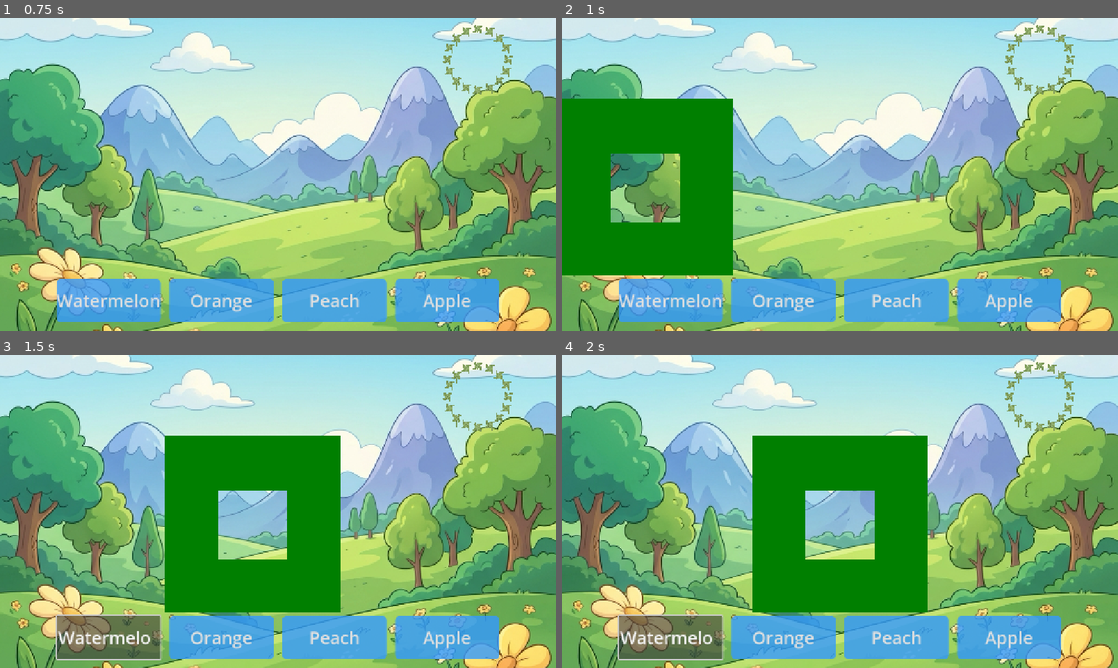
Above: before the commit, frames 1-4 (two rows, left to right).
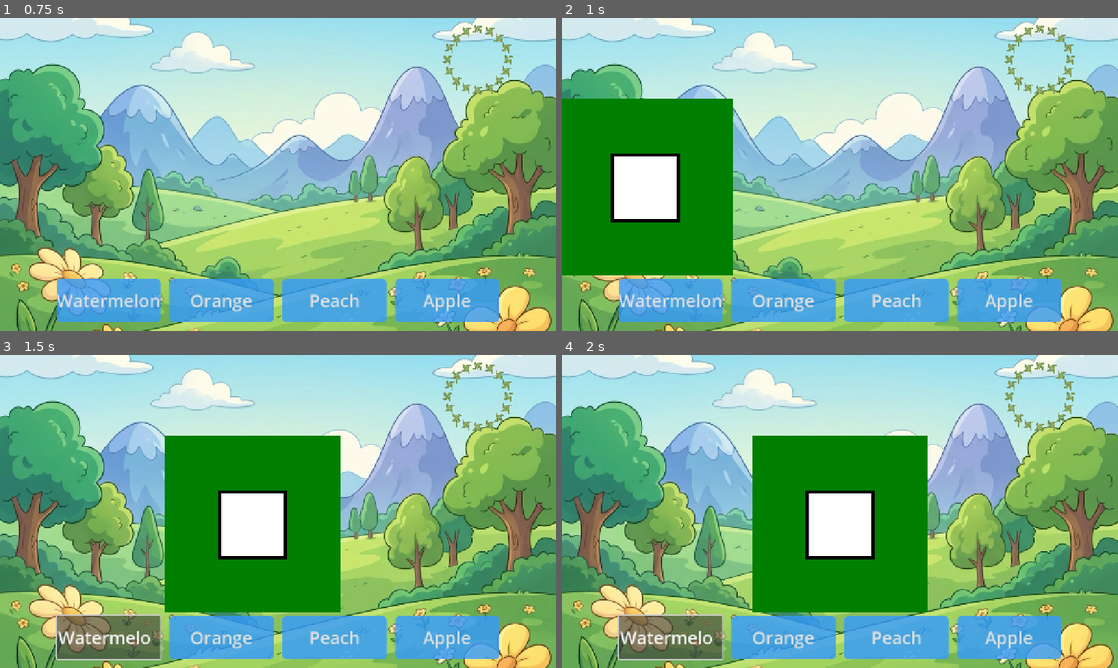
Above: after the commit, the same moments.

Repository: xiangfa/rt-games-godot
Game: Godot game, scene res://scenes/Game.tscn
Same seed, same stepped clock (60 frames per second), same inputs: the game is played once before the commit and once after it.
Inputs:
- Up to frame 1 (0.75 s): tap Enter at 0.5 s
- Up to frame 2 (1 s): no input
- Up to frame 3 (1.5 s): click "Watermelon" at 1.25 s
- Up to frame 4 (2 s): no input

Frame 1 is identical in both runs. In frame 2, 2.8% of the frame differs, in the area x 8-22%, y 43-66%; in frame 3, 2.7%; in frame 4, 2.8%.

Commit message:
feat: display dictionary images raw without transparency shader preprocessing

Diff:
--- a/flying-picture/scripts/GameManager.gd
+++ b/flying-picture/scripts/GameManager.gd
@@ -181,9 +181,6 @@
 			var s = TARGET_WIDTH / float(orig_w)
 			content_sprite.scale = Vector2(s, s)
 			print("GameManager: Applied image scale: ", s)
-
-		# Less aggressive transparency for main word images to preserve details
-		apply_transparency_shader(content_sprite, "image_safe")
 	else:
 		print("GameManager: CRITICAL - Failed to load image at: ", img_path)
 
